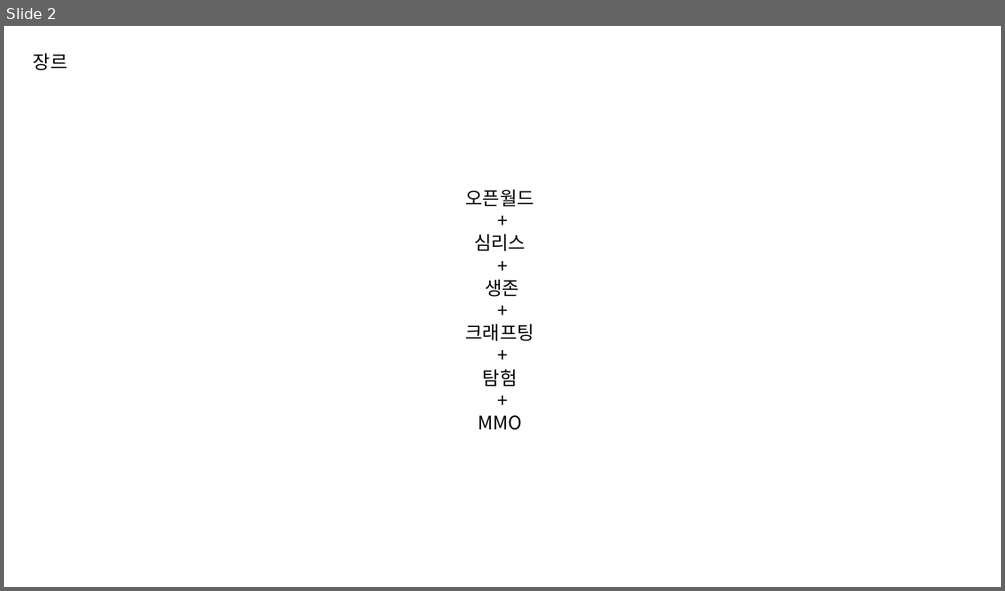
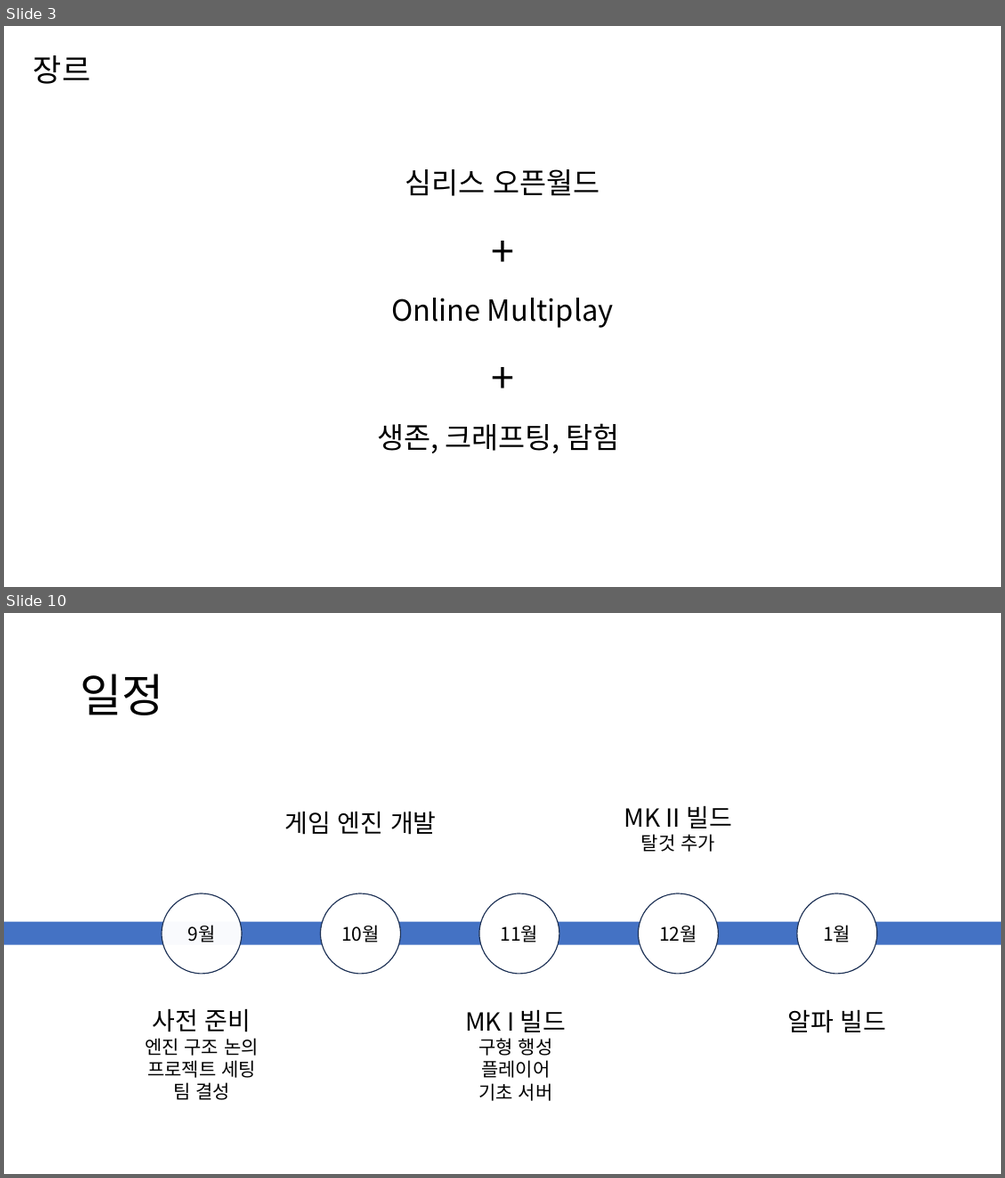
Before and after one commit to PinkBourbon/ProjectG, a slide deck: 0_Document/크루모빌PPT틀.pptx. Shown one above the other, each under a label of ours: slide 2 before the commit, slides 3 and 10 after it; the slides between them are not shown. The pictures are 1005x591 and 1005x1178 pixels, drawn with LibreOffice and Linux fonts; fonts in the diff are those of the drawing. Boxes give left, top, right and bottom in pixels: in the first picture for what was removed or moved away, otherwise in the second. Text is boxed around its words. In the diff, an @@ line names an element or a change of style, - is before the commit and + after.

```diff
--- a/0_Document/크루모빌PPT틀.pptx
+++ b/0_Document/크루모빌PPT틀.pptx
@@ slide 10 added at box(4, 613, 1001, 1174), background #FFFFFF @@
@@ title added at box(80, 674, 163, 715), 44 pt, text #000000 @@
+일정
@@ text added at box(284, 811, 437, 835), 24 pt, text #000000 @@
+게임 엔진 개발
@@ text added at box(624, 805, 732, 852), 24 pt, text #000000 @@
+MK II 빌드
+탈것 추가
@@ ellipse added at box(162, 893, 242, 973), fill #FFFFFF at 97% opacity, outline #1E3256 1 pt, 18 pt, text #000000 @@
+9월
@@ ellipse added at box(320, 893, 400, 973), fill #FFFFFF, outline #1E3256 1 pt, 18 pt, text #000000 @@
+10월
@@ ellipse added at box(479, 893, 559, 973), fill #FFFFFF, outline #1E3256 1 pt, 18 pt, text #000000 @@
+11월
@@ ellipse added at box(638, 893, 718, 973), fill #FFFFFF, outline #1E3256 1 pt, 18 pt, text #000000 @@
+12월
@@ ellipse added at box(797, 893, 877, 973), fill #FFFFFF, outline #1E3256 1 pt, 18 pt, text #000000 @@
+1월
@@ rectangle added at box(4, 922, 1001, 945), fill #4472C4 @@
@@ text added at box(145, 1008, 259, 1100), 18 pt, text #000000 @@
+사전 준비
+엔진 구조 논의
+프로젝트 세팅
+팀 결성
@@ text added at box(465, 1009, 566, 1101), 18 pt, text #000000 @@
+MK I 빌드
+구형 행성
+플레이어
+기초 서버
@@ text added at box(787, 1009, 887, 1033), 24 pt, text #000000 @@
+알파 빌드
@@ what was slide 2 is now slide 3 @@
@@ slide 3 changed as well @@
@@ text "장르" at box(33, 55, 90, 84): size 18 to 30 pt @@
@@ text "심리스 오픈월드": place and size @@
-text "심리스 오픈월드" at box(465, 189, 534, 430)
+text "심리스 오픈월드" at box(377, 169, 620, 453)
@@ text "심리스 오픈월드" at box(377, 169, 620, 453): size 18 to 40 pt in "+", "+"; line spacing 1 to 1.5 @@
@@ text at box(404, 169, 600, 196): text changed; size 18 to 28 pt @@
-오픈월드
+심리스 오픈월드
@@ text at box(391, 297, 614, 328): text changed; size 18 to 28 pt @@
-심리스
+Online Multiplay
@@ text at box(377, 423, 620, 453): text changed; size 18 to 28 pt @@
-생존
-+
-크래프팅
-+
-탐험
-+
-MMO
+생존, 크래프팅, 탐험
```
Also in this commit, not shown: 3 other slides changed, 12 other slides added, 4 slides removed, 1 other file.
